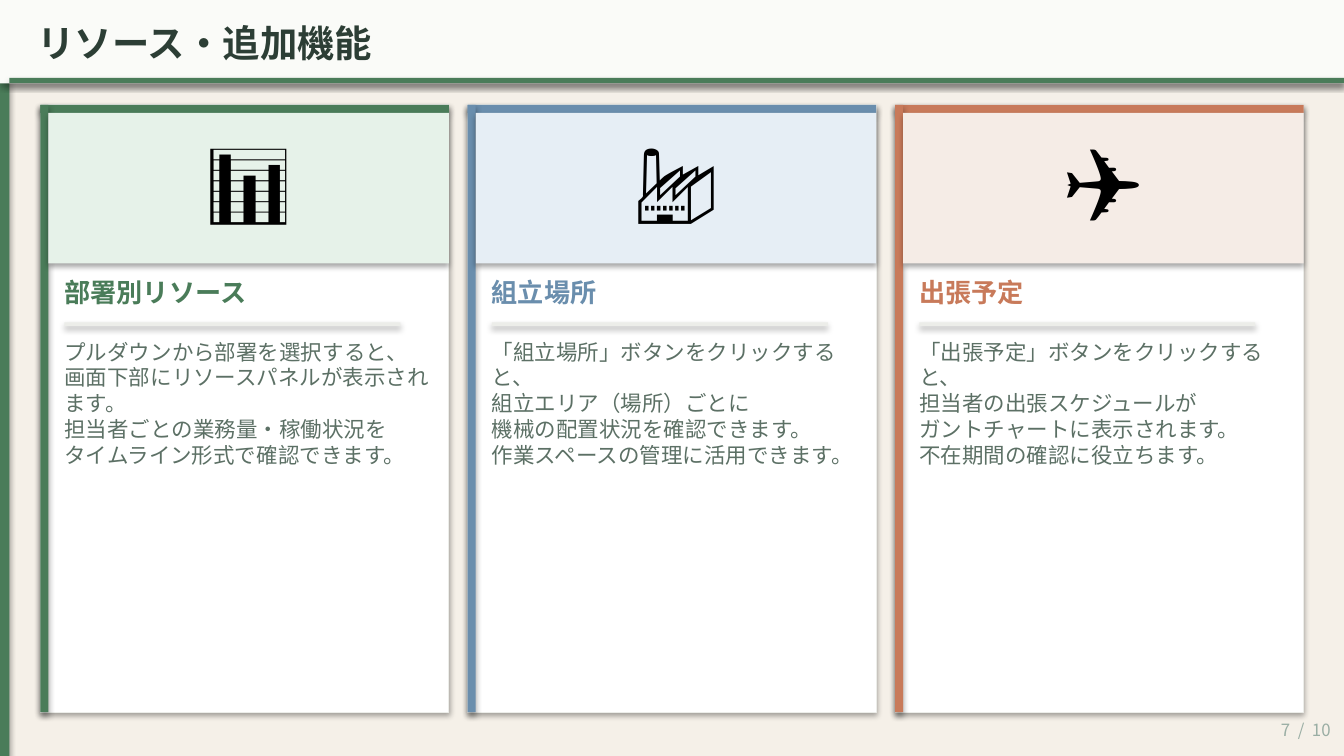
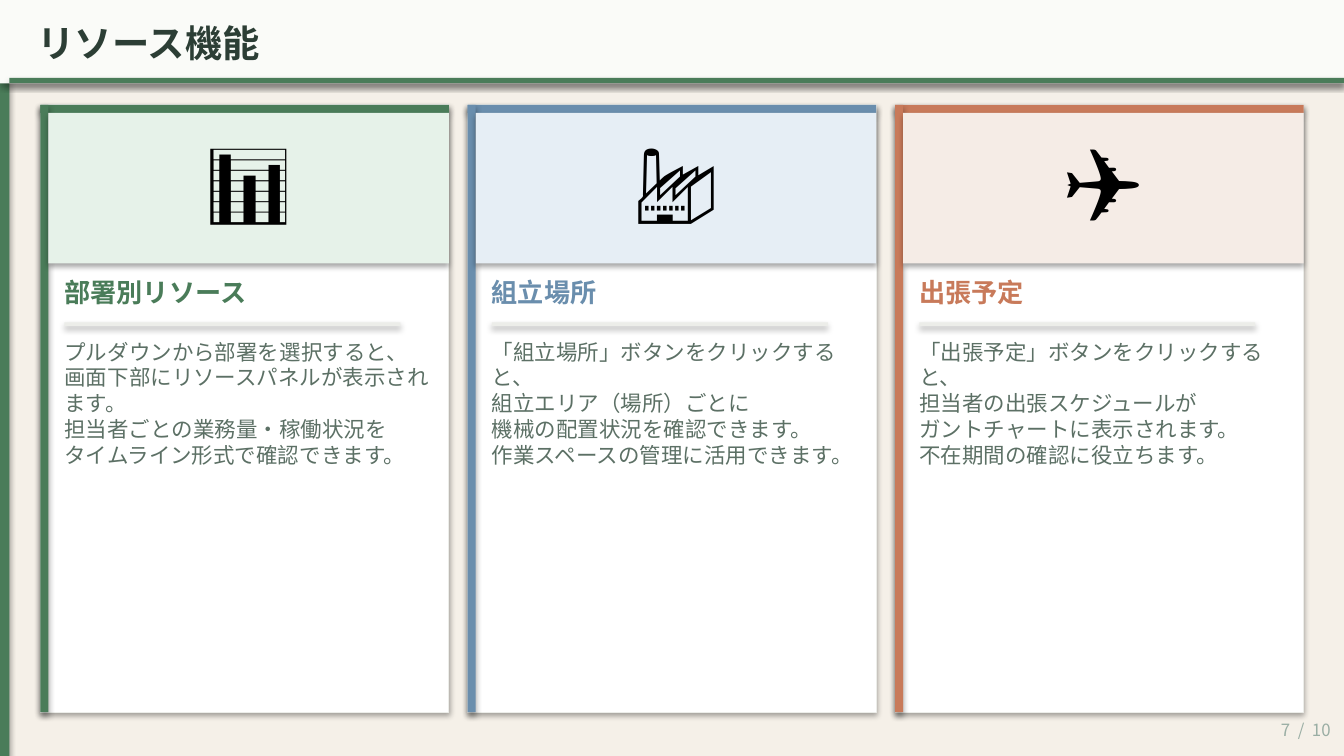
Before and after one commit to kemcokurosaki-oss/gantt-chart, a slide deck: slide 7 of 全体工程表_使い方ガイド（閲覧者向け）_new.pptx. Drawn at 1344x756 pixels with LibreOffice and Linux fonts; fonts in the diff are those of the drawing. Boxes give left, top, right and bottom in pixels: in the first picture for what was removed or moved away, otherwise in the second. Text is boxed around its words. In the diff, an @@ line names an element or a change of style, - is before the commit and + after.

```diff
--- a/全体工程表_使い方ガイド（閲覧者向け）_new.pptx
+++ b/全体工程表_使い方ガイド（閲覧者向け）_new.pptx
@@ text at [38,25,260,61]: text changed @@
-リソース・追加機能
+リソース機能
```
Also in this commit, not shown: 4 other slides changed, 1 other file.
